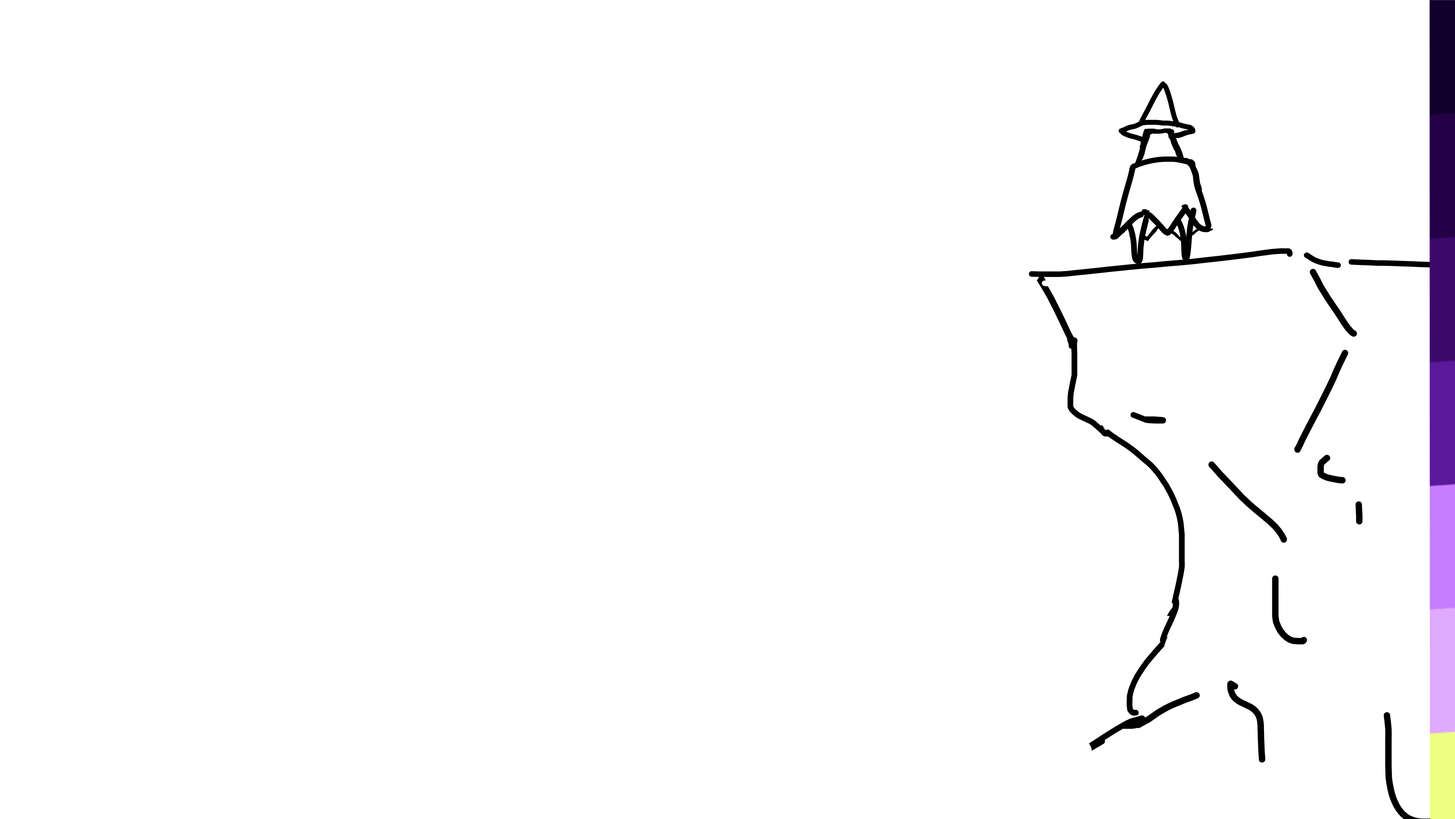
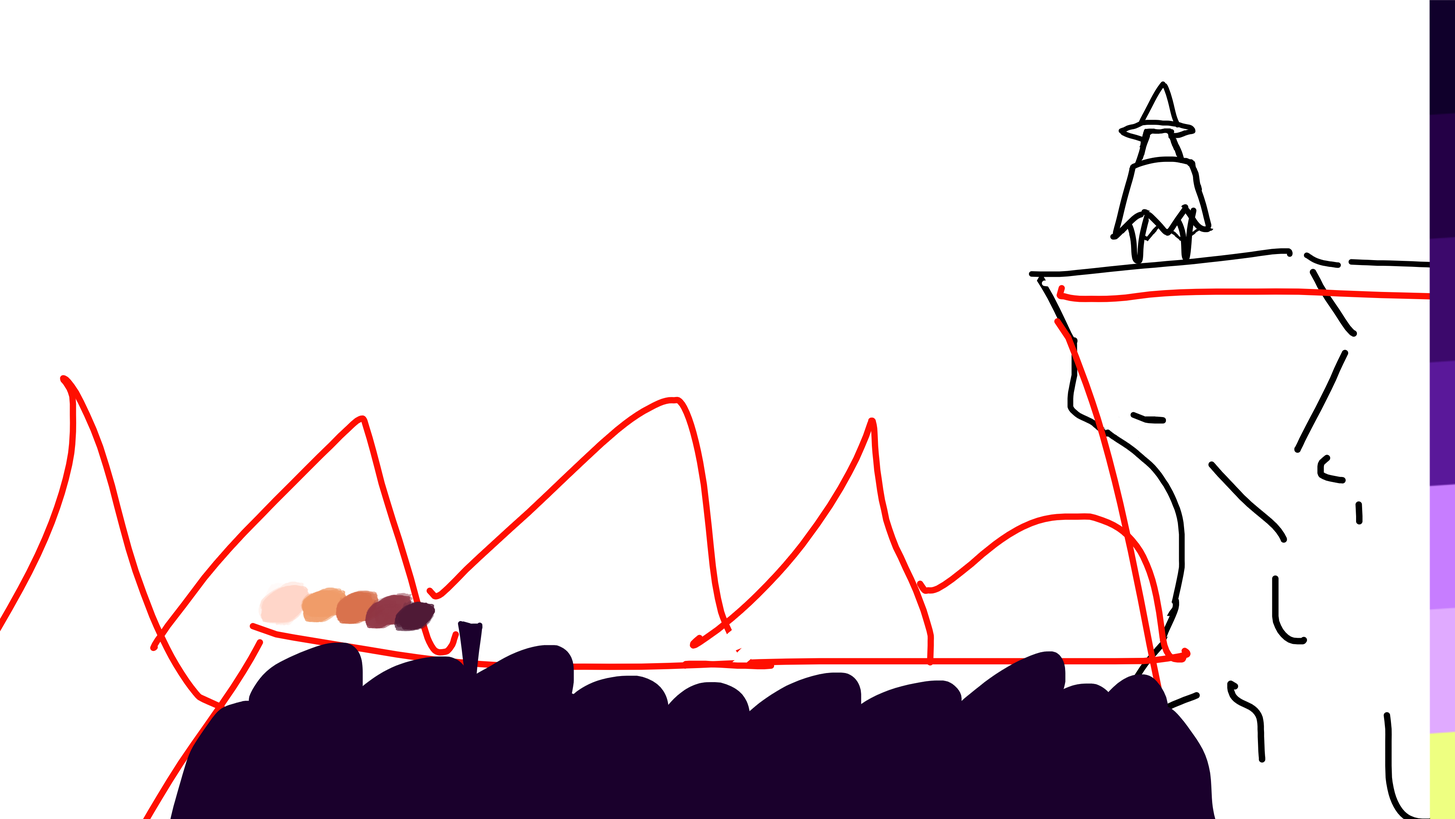
Two versions of the same layered image (w=1455, h=819). Layer-by-layer changes:
painted on "Paint Layer 2 (pasted)" over box(1406, 292, 1431, 300)
added layer "Paint Layer 7" above "Paint Layer 8" over box(249, 557, 461, 655)
added layer "Paint Layer 8" above "Paint Layer 5" over box(436, 620, 486, 704)
added layer "Paint Layer 5" above "Paint Layer 4" over box(145, 606, 1216, 819)
showed "Paint Layer 4", painted on it over box(0, 284, 1431, 819)
moved "Paint Layer 2" above "Paint Layer 3", painted on it over box(0, 284, 1431, 819)
painted on "Paint Layer 3" over box(1056, 284, 1238, 303)
painted on "Background" over box(0, 284, 1431, 819)
